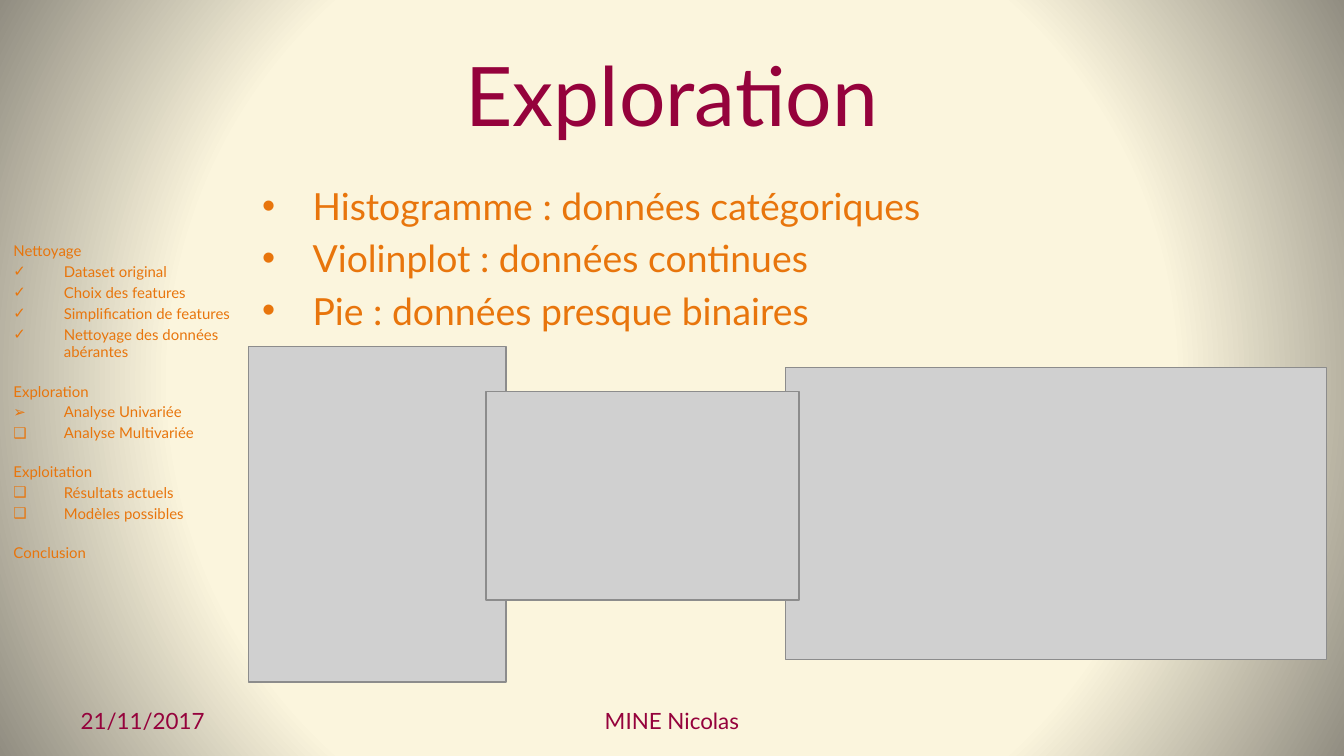
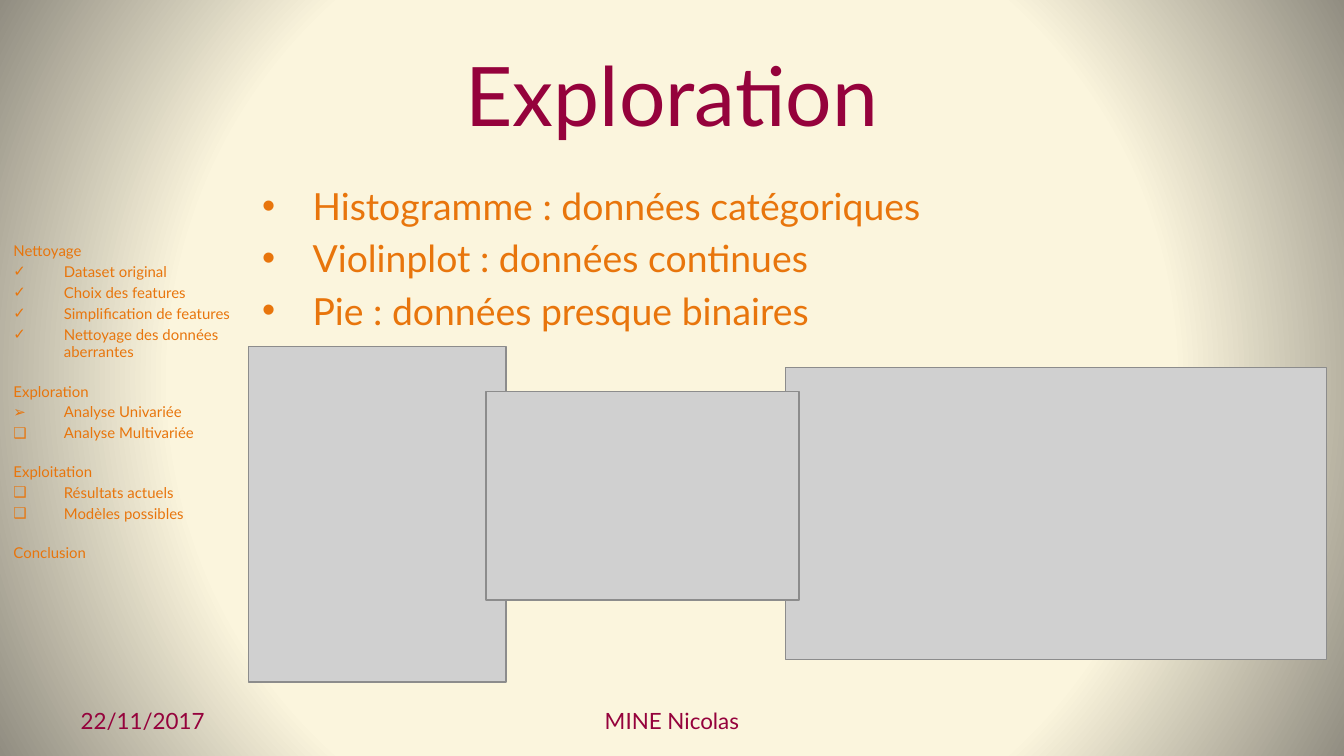
Before and after one commit to Coni63/OC_DS, a slide deck: slide 12 of Projet 2 - donnees nutritionnelles/Presentation-Projet_2.pptx. Drawn at 1344x756 pixels with LibreOffice and Linux fonts; fonts in the diff are those of the drawing; grey boxes stand for pictures. Boxes give left, top, right and bottom in pixels: in the first picture for what was removed or moved away, otherwise in the second. Text is boxed around its words. In the diff, an @@ line names an element or a change of style, - is before the commit and + after.

```diff
--- a/Projet 2 - donnees nutritionnelles/Presentation-Projet_2.pptx
+++ b/Projet 2 - donnees nutritionnelles/Presentation-Projet_2.pptx
@@ text at [64, 329, 218, 357]: text changed @@
-✓ Nettoyage des données abérantes
+✓ Nettoyage des données aberrantes
@@ text at [81, 712, 205, 730]: text changed @@
-21/11/2017
+22/11/2017
```
Also in this commit, not shown: 25 other slides changed.
